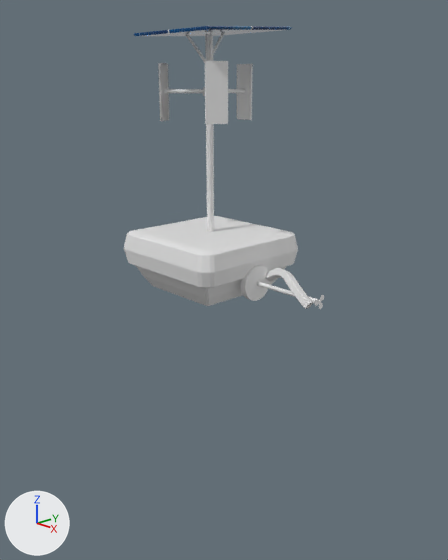
Renders of the Blender file Nationals/Innovation/Floation_final_design.blend from each side of a commit.
One viewpoint serves both versions: a camera (50 mm lens) standing at (3.86, -3.48, 3.43) and looking at (0.08, 0.08, 1.81). Every picture has the same lights, and +X, +Y and +Z are marked at lower left.

In view in the first picture: 'Floation', 'Spiral', 'solar panels'.
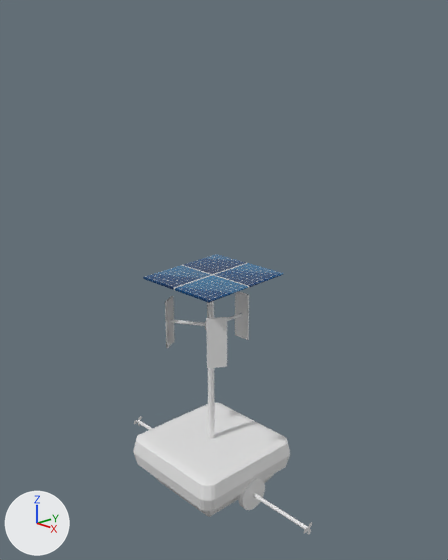
Location of each change, (x1, y1, x2, y2) in pixels of the pictures (448 x 560 px):
'Floation', moved
    before: (124, 32, 324, 309)
    after: (133, 291, 312, 535)
'solar panels', moved
    before: (134, 26, 292, 36)
    after: (143, 254, 284, 303)
'Spiral', deleted
    before: (265, 268, 314, 309)

The change, as a list of edits to the scene's bpy script:
```text
Change ob_floation:
    ob_floation.location: (0.0, 0.0, 1.326) -> (0.0, -0.006, -0.674)
Change ob_solar_panels:
    ob_solar_panels.location: (-0.216, -1.245, 2.051) -> (-0.216, -1.251, 0.051)
Remove ob_spiral:
    ob_spiral = bpy.data.objects.new('Spiral', cu_spiral)
    ob_spiral.location = (0.0, 0.0, 0.0)
    ob_spiral.rotation_euler = (0.0, 1.571, 0.0)  # degrees (0, 90, 0)
```
